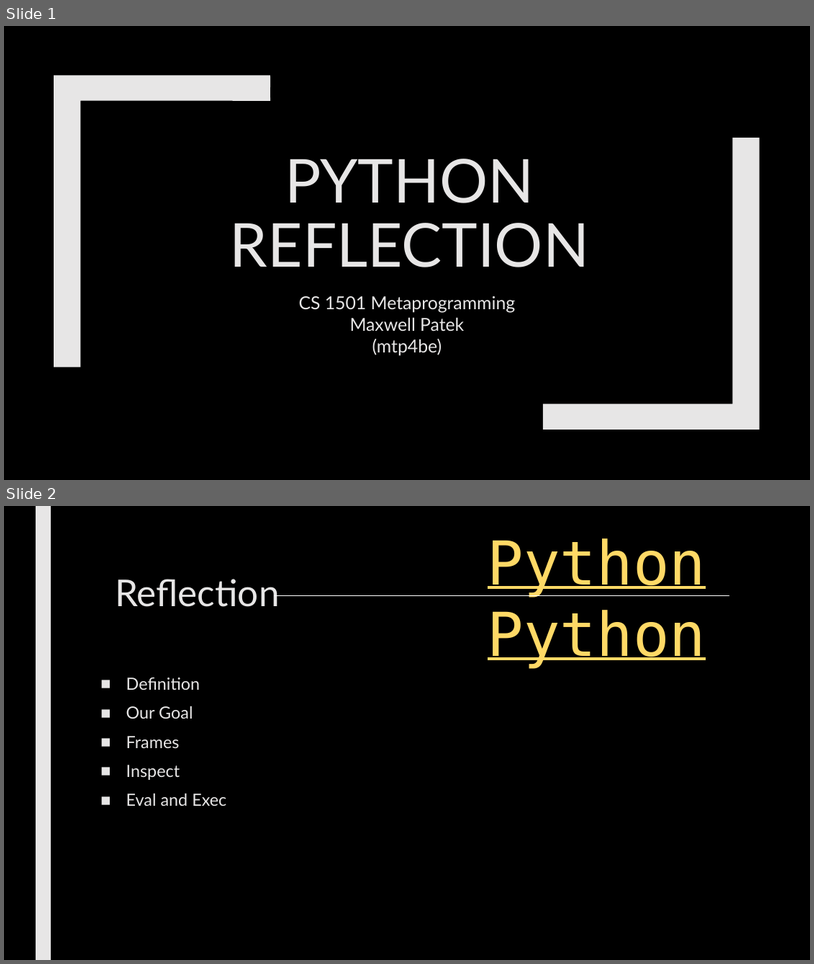
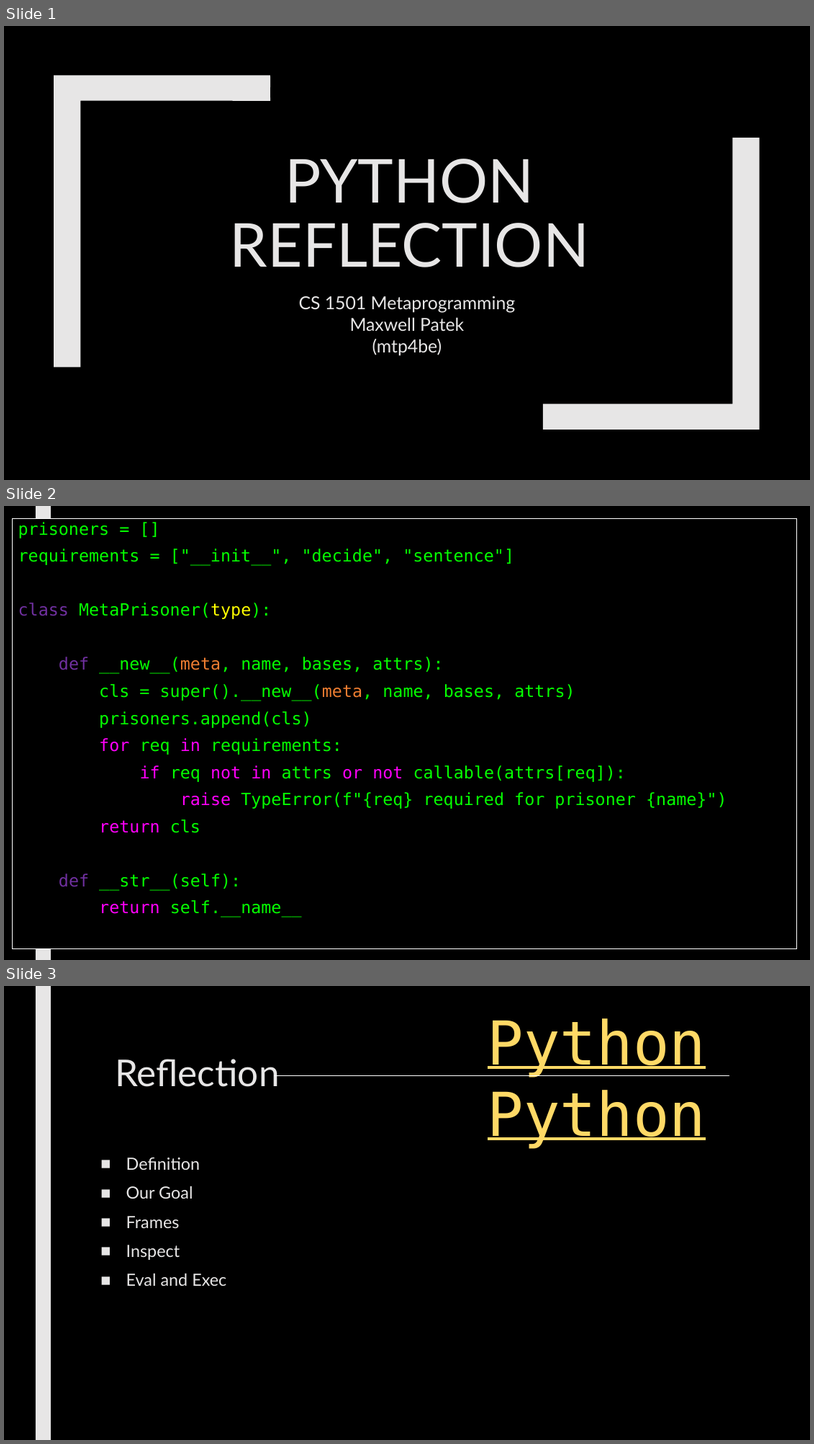
Before and after one commit to max7patek/metaprogramming, a slide deck: slides/06-Reflection.pptx. Shown one above the other, each under a label of ours: slides 1 and 2 before the commit, slides 1, 2 and 3 after it. The pictures are 814x964 and 814x1444 pixels, drawn with LibreOffice and Linux fonts; fonts in the diff are those of the drawing. Boxes give left, top, right and bottom in pixels: in the first picture for what was removed or moved away, otherwise in the second. Text is boxed around its words. In the diff, an @@ line names an element or a change of style, - is before the commit and + after.

Commit message:
added metaprisoner solution

```diff
--- a/slides/06-Reflection.pptx
+++ b/slides/06-Reflection.pptx
@@ slide 2 added at <box>4,506,810,960</box>, background #000000; not listed: 1 template element that a slide beside it also shows @@
@@ rectangle added at <box>12,519,797,949</box>, fill #000000, outline #FFFFFF 0.75 pt, 20 pt, text #05FF00 @@
+prisoners = []
+requirements = ["__init__", "decide", "sentence"]
+class MetaPrisoner(type):
+def __new__(meta, name, bases, attrs):
+cls = super().__new__(meta, name, bases, attrs)
+prisoners.append(cls)
+for req in requirements:
+if req not in attrs or not callable(attrs[req]):
+raise TypeError(f"{req} required for prisoner {name}")
+return cls
+def __str__(self):
+return self.__name__
@@ what was slide 2 is now slide 3 @@
```
